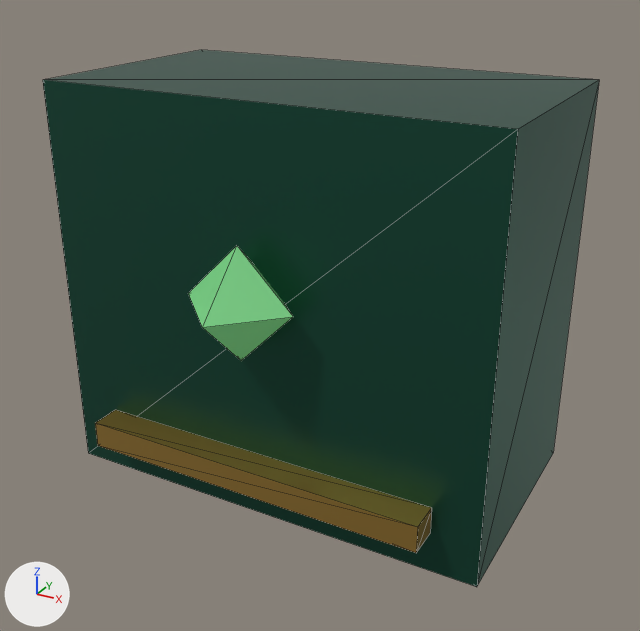
The glTF model src/client/dev_viewer/models/modular_heroes/elf_chest_base.glb, before and after one commit.
Both versions are drawn from a camera (50 mm lens) standing at (0.52, -0.948, 0.428) and looking at (0.016, -0.032, -0.031). Lighting does not change. The marker at lower left points along +X, +Y and +Z. The first picture is the older version. Mesh edges are drawn as thin lines. Where no turn or scale is listed for an object, it has been applied to the vertices. Vertices at exactly the same position are counted once.

In view in the first picture: 'chest_gem', 'chest_plate', 'chest_trim'.
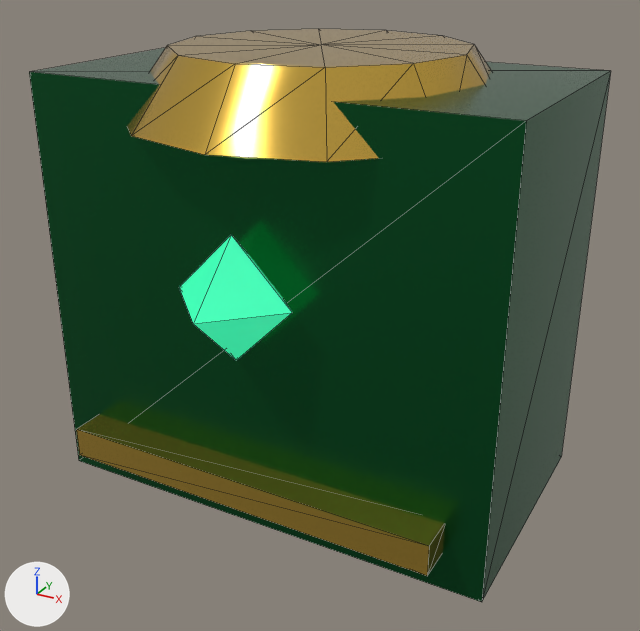
Where the change shows, as pixel boxes [x1, y1, x2, y2] in the pictures (640 x 631 px):
'chest_plate', reshaped: before [43, 50, 599, 587]; after [29, 48, 611, 602]
'chest_gorget', added (yellow): after [127, 29, 491, 162]
'chest_trim', recoloured, surface changed, rescaled (9% wider, 13% taller): before [95, 410, 432, 553]; after [76, 414, 445, 576]
'chest_gem', recoloured, surface changed, moved: before [188, 246, 293, 361]; after [179, 235, 292, 360]

Patch to the scene script:
```diff
--- a/src/client/dev_viewer/models/modular_heroes/elf_chest_base.glb.py
+++ b/src/client/dev_viewer/models/modular_heroes/elf_chest_base.glb.py
@@ mat_material_1 @@
 mat_material_1 = principled_material('Material_1')
-mat_material_1.base_color = (0.533, 0.323, 0.0742)  # orange #c19a4d
-mat_material_1.metallic = 0.8
-mat_material_1.roughness = 0.28
+mat_material_1.base_color = (0.738, 0.474, 0.0802)  # yellow #dfb750
+mat_material_1.metallic = 0.92
+mat_material_1.roughness = 0.18
@@ mat_material_2 @@
 mat_material_2 = principled_material('Material_2')
-mat_material_2.base_color = (0.191, 0.624, 0.231)  # green #79cf84
+mat_material_2.base_color = (0.0343, 0.651, 0.319)  # green #34d399
 mat_material_2.roughness = 0.3
 mat_material_2.emission_color = (0.191, 0.624, 0.231)  # green #79cf84
-mat_material_2.emission_strength = 0.15
+mat_material_2.emission_strength = 0.8
@@ me_mesh_0 @@
 # used by ob_chest_plate; location = (0.0, 0.0, 0.0)
-me_mesh_0.from_pydata(...)  # 8 vertices, 12 faces; spans x -0.29..0.29, y -0.16..0.16, z -0.26..0.26
-me_mesh_0.vertices[0].co = (0.29, -0.16, 0.26)  # pixel (517, 129)
-me_mesh_0.vertices[1].co = (0.29, 0.16, 0.26)  # pixel (599, 79)
-me_mesh_0.vertices[2].co = (0.29, -0.16, -0.26)  # pixel (476, 587)
-me_mesh_0.vertices[3].co = (0.29, 0.16, -0.26)  # pixel (553, 453)
-me_mesh_0.vertices[4].co = (-0.29, 0.16, 0.26)  # pixel (201, 49)
-me_mesh_0.vertices[5].co = (-0.29, -0.16, 0.26)  # pixel (42, 79)
-me_mesh_0.vertices[6].co = (-0.29, 0.16, -0.26)
-me_mesh_0.vertices[7].co = (-0.29, -0.16, -0.26)  # pixel (88, 453)
+me_mesh_0.from_pydata(...)  # 8 vertices, 12 faces; spans x -0.3..0.3, y -0.17..0.17, z -0.27..0.27
+# me_mesh_0 part 1
+me_mesh_0.vertices[0].co = (0.3, -0.17, 0.27)  # pixel (526, 120)
+me_mesh_0.vertices[1].co = (0.3, 0.17, 0.27)  # pixel (610, 70)
+me_mesh_0.vertices[2].co = (0.3, -0.17, -0.27)  # pixel (481, 602)
+me_mesh_0.vertices[3].co = (0.3, 0.17, -0.27)  # pixel (561, 457)
+me_mesh_0.vertices[4].co = (-0.3, 0.17, 0.27)
+me_mesh_0.vertices[5].co = (-0.3, -0.17, 0.27)  # pixel (29, 71)
+me_mesh_0.vertices[6].co = (-0.3, 0.17, -0.27)
+me_mesh_0.vertices[7].co = (-0.3, -0.17, -0.27)  # pixel (78, 460)
 me_mesh_0.materials.append(mat_material_0)
@@ me_mesh_1 @@
 # used by ob_chest_trim; location = (0.0, -0.18, -0.19)
-me_mesh_1.from_pydata(...)  # 8 vertices, 12 faces; spans x -0.23..0.23, y -0.02..0.02, z -0.018..0.018
+me_mesh_1.from_pydata(...)  # 8 vertices, 12 faces; spans x -0.25..0.25, y -0.025..0.025, z -0.02..0.02
+# me_mesh_1 part 2: the whole mesh is scaled about its middle by (1.09, 1.25, 1.14)
 me_mesh_1.materials.append(mat_material_1)
@@ me_mesh_3 @@
+me_mesh_3.from_pydata(...)  # 28 vertices, 48 faces; spans x -0.24..0.24, y -0.24..0.24, z -0.04..0.04
+me_mesh_3.materials.append(mat_material_1)  # yellow #dfb750
@@ ob_chest_trim @@
 ob_chest_trim = bpy.data.objects.new('chest_trim', me_mesh_1)
-ob_chest_trim.location = (0.0, -0.18, -0.19)
+ob_chest_trim.location = (0.0, -0.19, -0.2)
@@ ob_chest_gem @@
 ob_chest_gem = bpy.data.objects.new('chest_gem', me_mesh_2)
-ob_chest_gem.location = (0.0, -0.19, 0.04)
+ob_chest_gem.location = (0.0, -0.2, 0.05)
@@ ob_chest_gorget @@
+ob_chest_gorget = bpy.data.objects.new('chest_gorget', me_mesh_3)
+ob_chest_gorget.location = (0.0, 0.0, 0.26)
```
